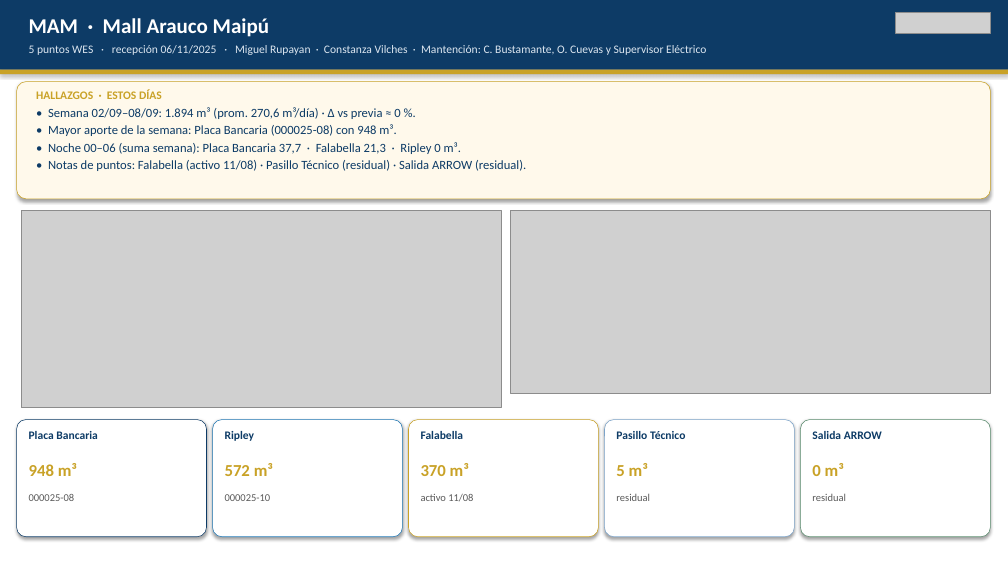
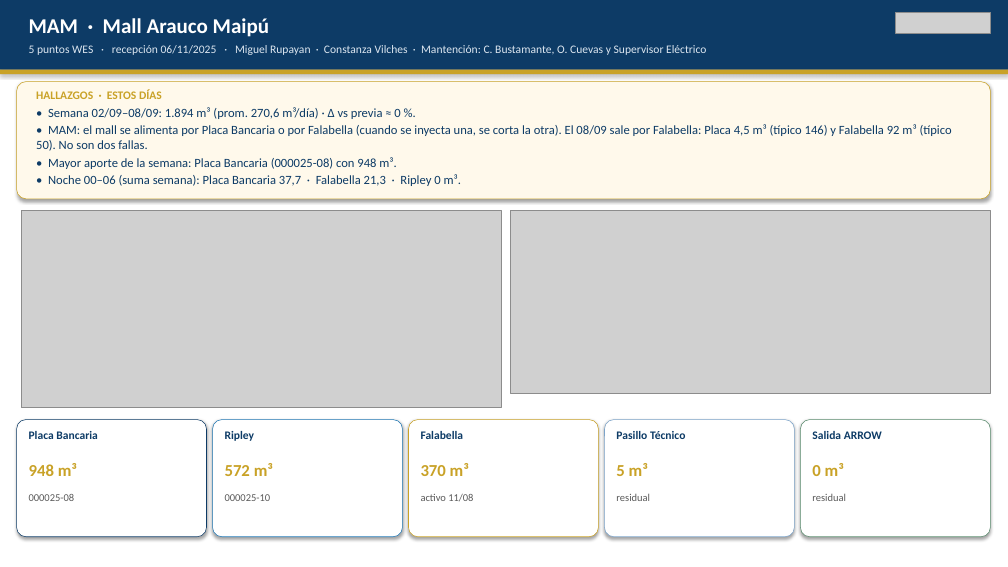
Before and after one commit to anibaloperacionesWes/wes-scripts, a slide deck: slide 5 of reports/Parque_Arauco/CONSOLIDADO/Consolidado_PA_7malls_20260908.pptx. Drawn at 1008x567 pixels with LibreOffice and Linux fonts; fonts in the diff are those of the drawing; grey boxes stand for pictures. Boxes give left, top, right and bottom in pixels: in the first picture for what was removed or moved away, otherwise in the second. Text is boxed around its words. In the diff, an @@ line names an element or a change of style, - is before the commit and + after.

```diff
--- a/reports/Parque_Arauco/CONSOLIDADO/Consolidado_PA_7malls_20260908.pptx
+++ b/reports/Parque_Arauco/CONSOLIDADO/Consolidado_PA_7malls_20260908.pptx
@@ text at (36,124,952,151): paragraph added @@
+• MAM: el mall se alimenta por Placa Bancaria o por Falabella (cuando se inyecta una, se corta la otra). El 08/09 sale por Falabella: Placa 4,5 m³ (típico 146) y Falabella 92 m³ (típico 50). No son dos fallas.
@@ text at (48,160,526,171): paragraph removed @@
-• Notas de puntos: Falabella (activo 11/08) · Pasillo Técnico (residual) · Salida ARROW (residual).
```
Also in this commit, not shown: 3 other slides changed, 1 other file.
